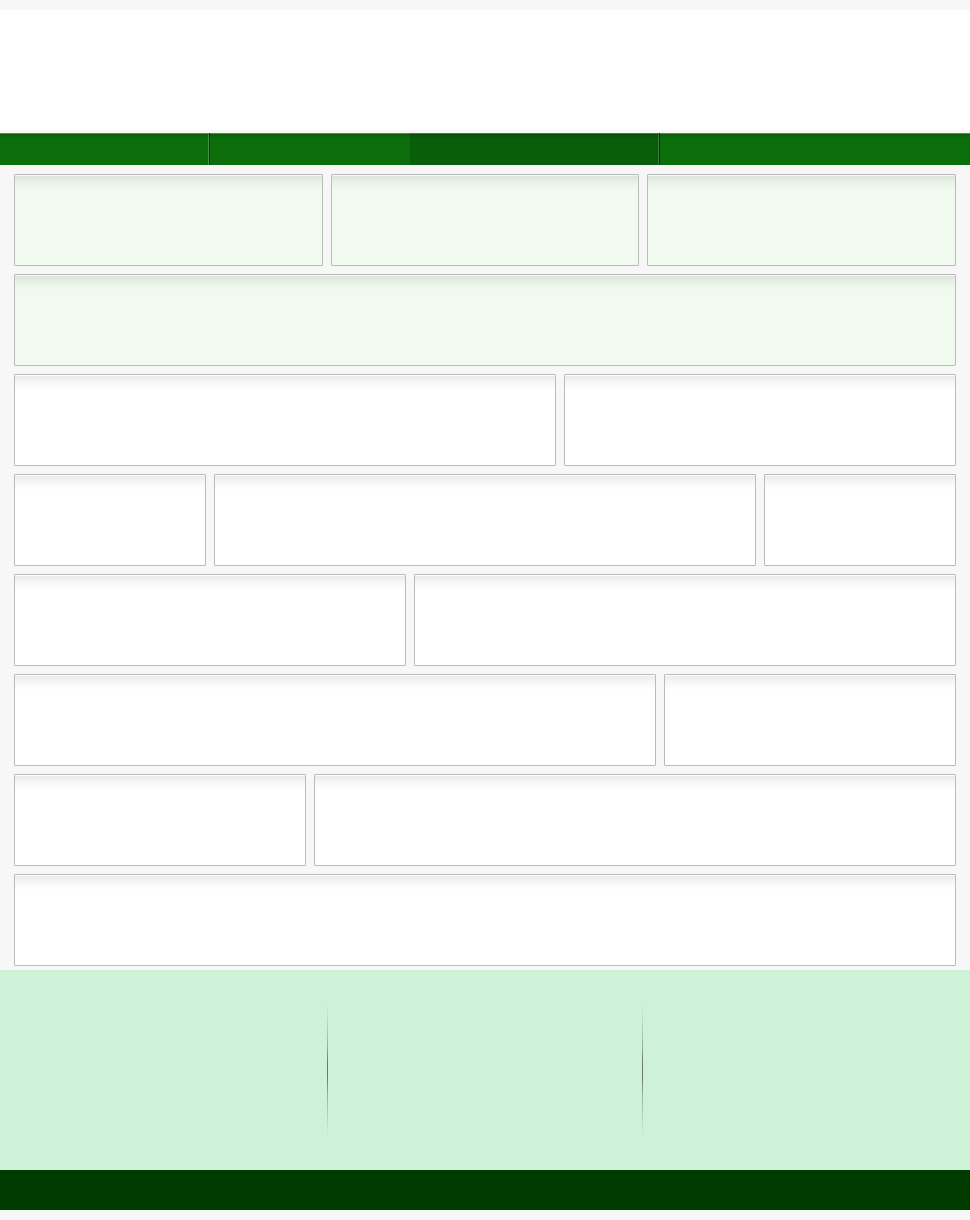
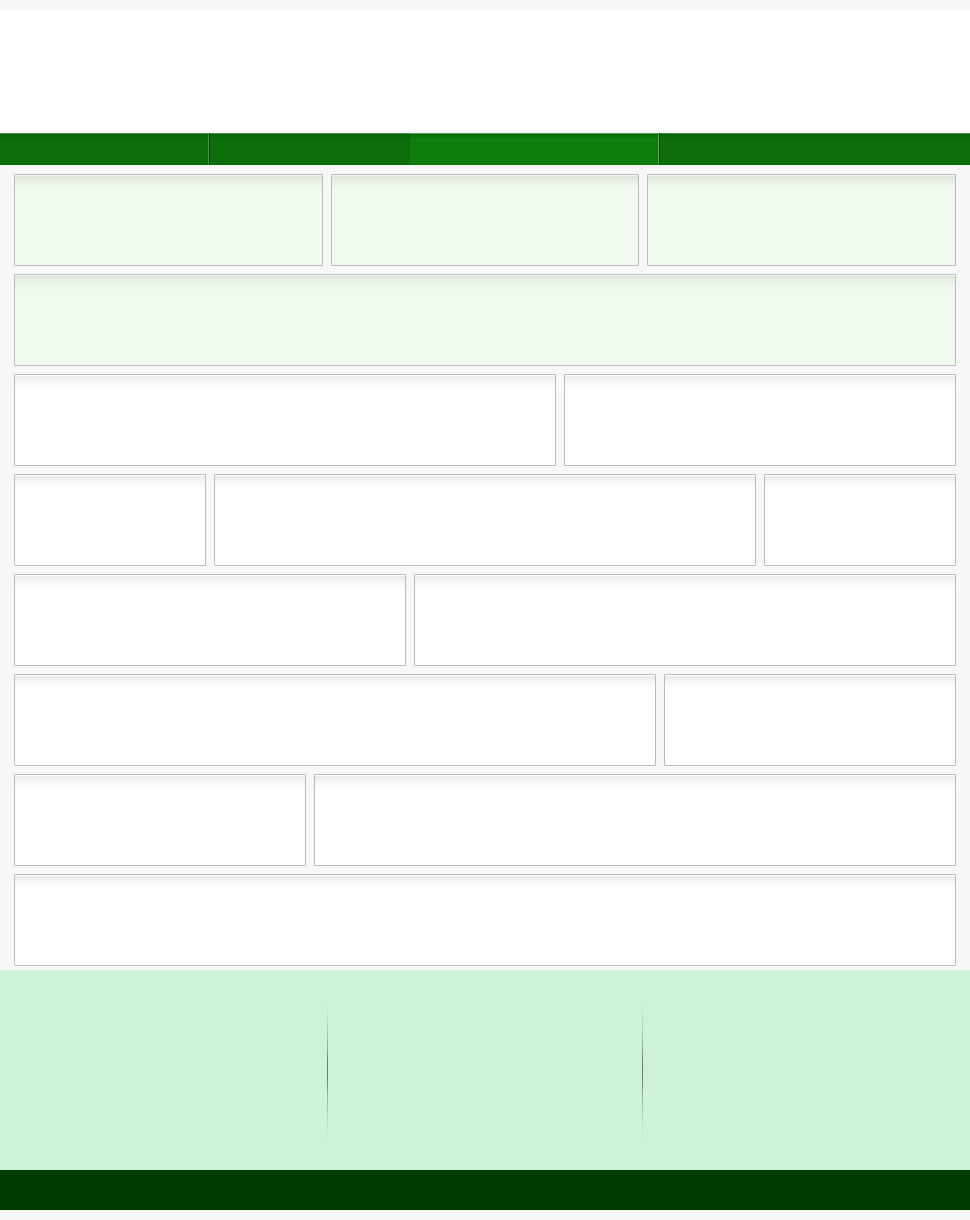
Layered file, before and after one edit (970x1220). Changes by layer:
"navbar - active": blend multiply → color dodge, painted on it over [410, 133, 660, 165]
